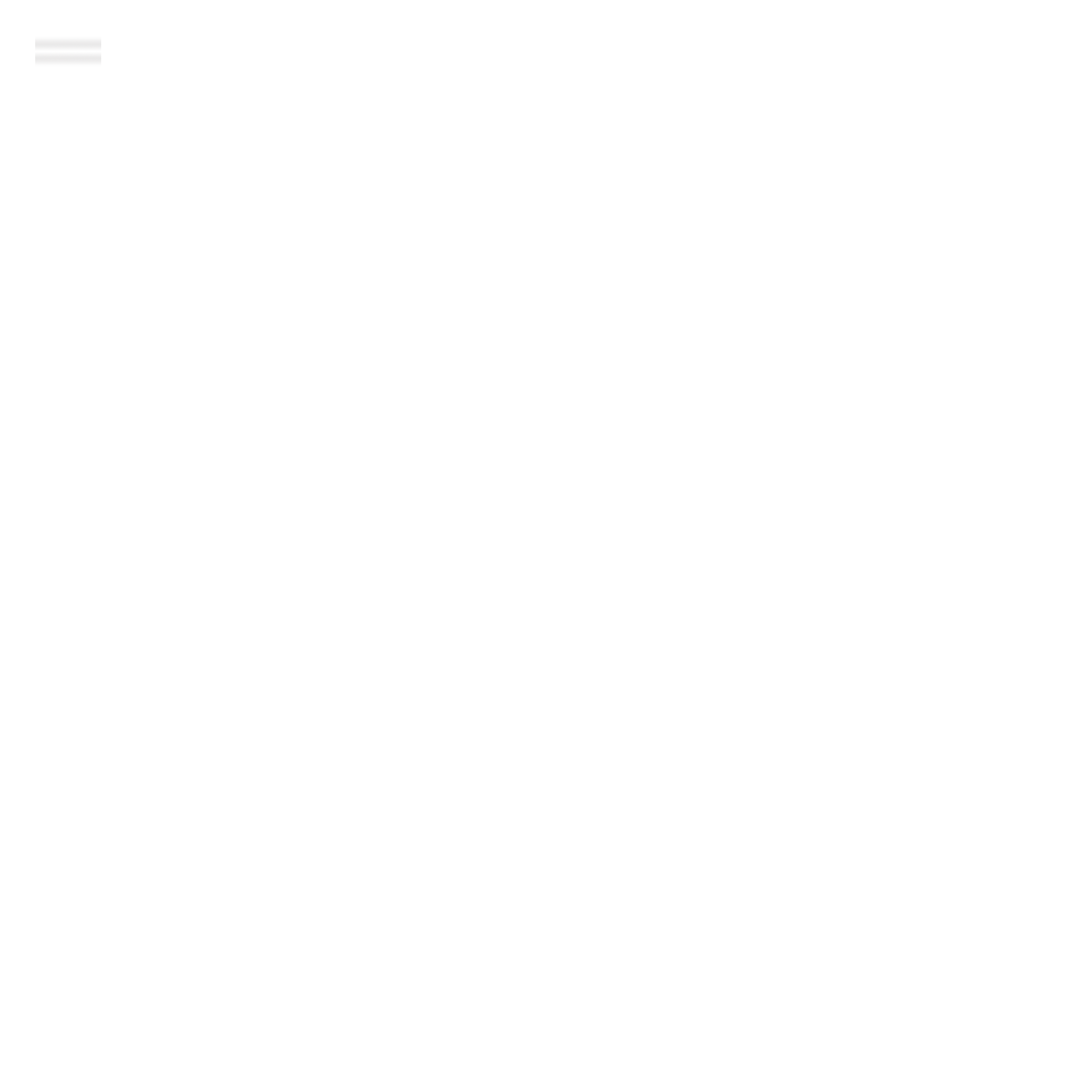
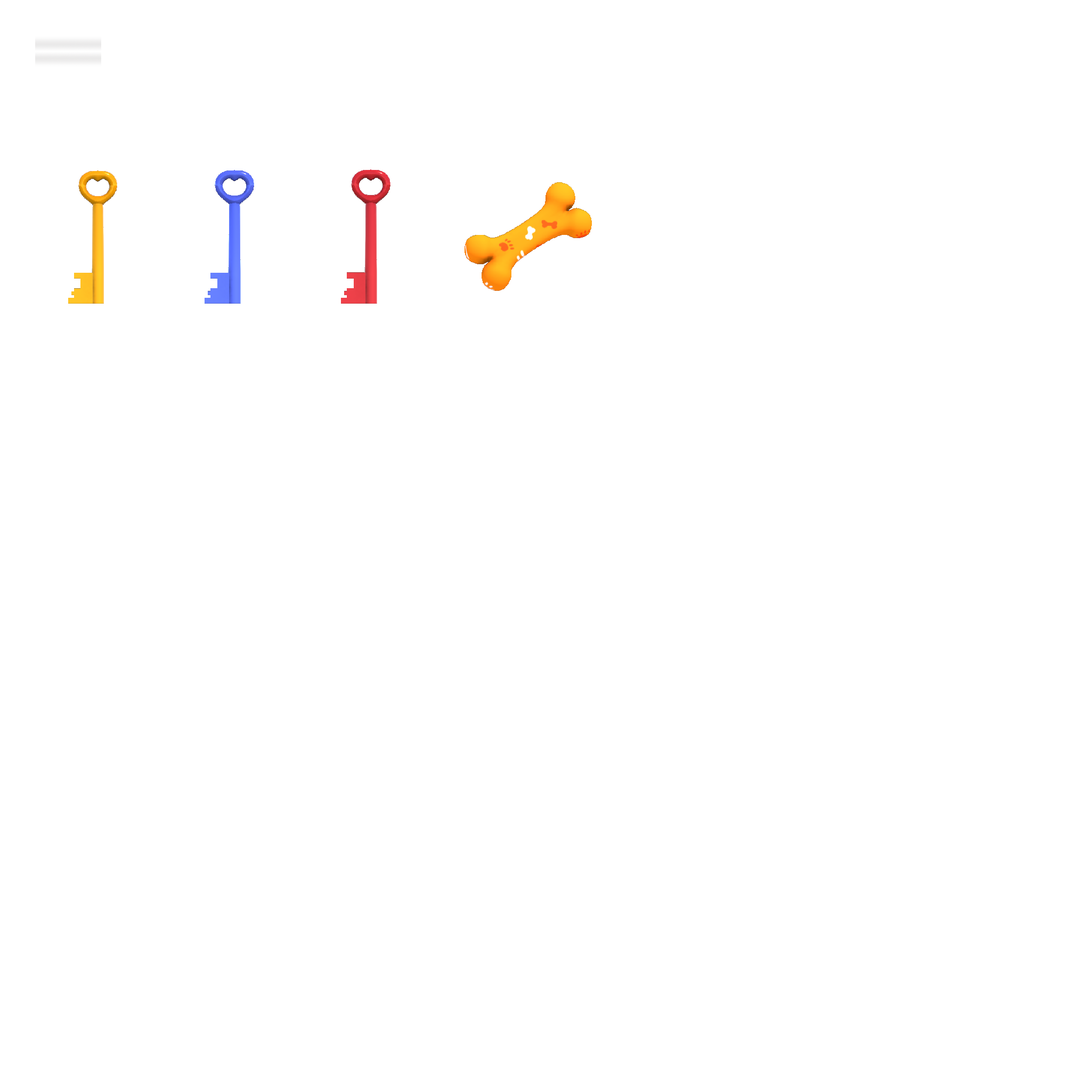
The second 1091 x 1091 image is a revision of the first. Changes to its layers:
added layer "Слой 5" above "Слой 4" over <box>464,182,593,291</box>
added layer "Слой 4" above "Слой 3" over <box>341,169,391,304</box>
added layer "Слой 3" above "Слой 2" over <box>204,170,255,304</box>
added layer "Слой 2" above "whiteBox" over <box>68,170,118,304</box>
